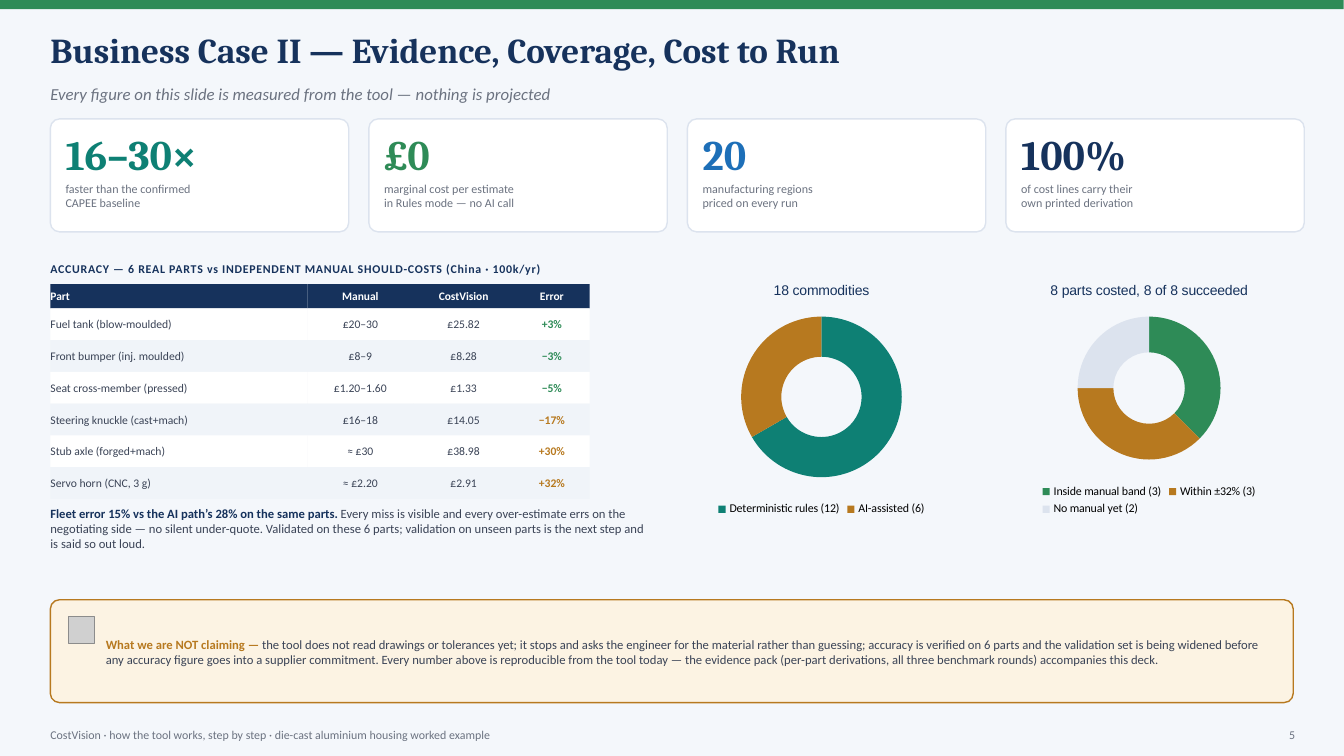
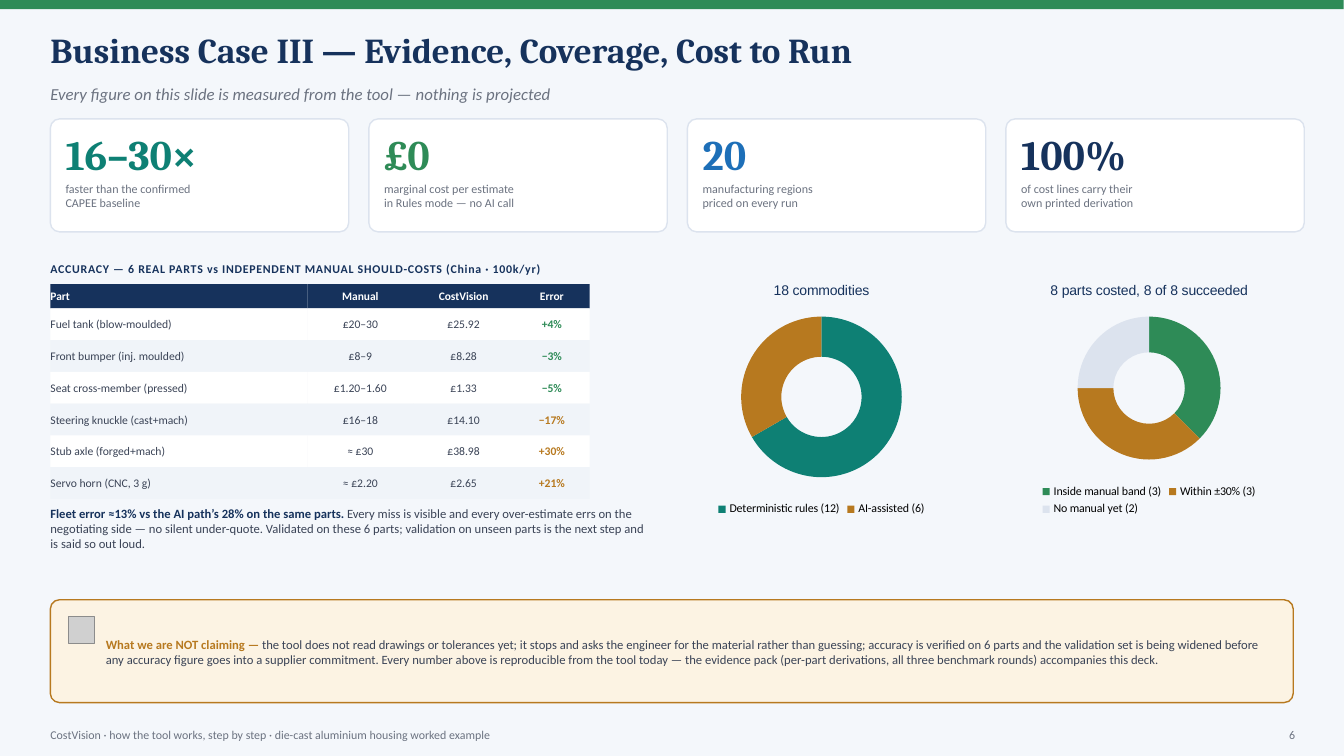
Before and after one commit to bhosaleavinash546/leamington-marathi, a slide deck: slide 6 of CostVision-Workflow-Explained.pptx (slide 5 before the commit). Drawn at 1344x756 pixels with LibreOffice and Linux fonts; fonts in the diff are those of the drawing; grey boxes stand for pictures. Boxes give left, top, right and bottom in pixels: in the first picture for what was removed or moved away, otherwise in the second. Text is boxed around its words. In the diff, an @@ line names an element or a change of style, - is before the commit and + after.

```diff
--- a/CostVision-Workflow-Explained.pptx
+++ b/CostVision-Workflow-Explained.pptx
@@ text at (x1=50, y1=38, x2=852, y2=71): text changed @@
-Business Case II — Evidence, Coverage, Cost to Run
+Business Case III — Evidence, Coverage, Cost to Run
@@ doughnut chart at (x1=993, y1=268, x2=1306, y2=520) @@
-categories: Inside manual band (3), Within ±32% (3), No manual yet (2)
+categories: Inside manual band (3), Within ±30% (3), No manual yet (2)
@@ text in rectangle at (x1=447, y1=320, x2=479, y2=328): text changed @@
-£25.82
+£25.92
@@ text in rectangle at (x1=542, y1=320, x2=562, y2=328): text changed @@
-+3%
++4%
@@ text in rectangle at (x1=447, y1=416, x2=479, y2=424): text changed @@
-£14.05
+£14.10
@@ text in rectangle at (x1=450, y1=479, x2=476, y2=487): text changed @@
-£2.91
+£2.65
@@ text in rectangle at (x1=539, y1=479, x2=565, y2=487): text changed @@
-+32%
++21%
@@ text at (x1=50, y1=509, x2=643, y2=548): text changed @@
-Fleet error 15% vs the AI path’s 28% on the same parts. Every miss is visible and every over-estimate errs on the negotiating side — no silent under-quote. Validated on these 6 parts; validation on unseen parts is the next step and is said so out loud.
+Fleet error ≈13% vs the AI path’s 28% on the same parts. Every miss is visible and every over-estimate errs on the negotiating side — no silent under-quote. Validated on these 6 parts; validation on unseen parts is the next step and is said so out loud.
```
Also in this commit, not shown: 31 other slides changed, 1 slide added, 1 other file.
